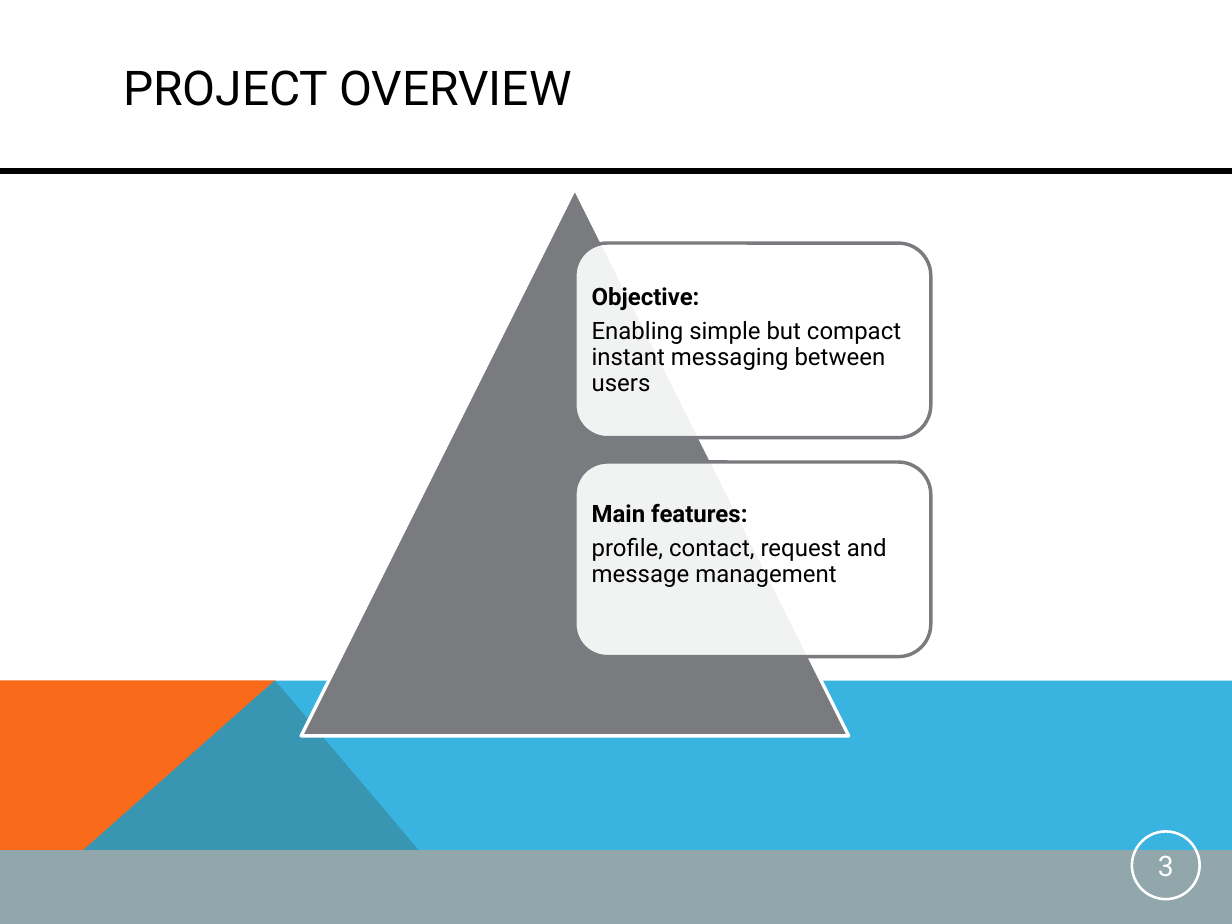
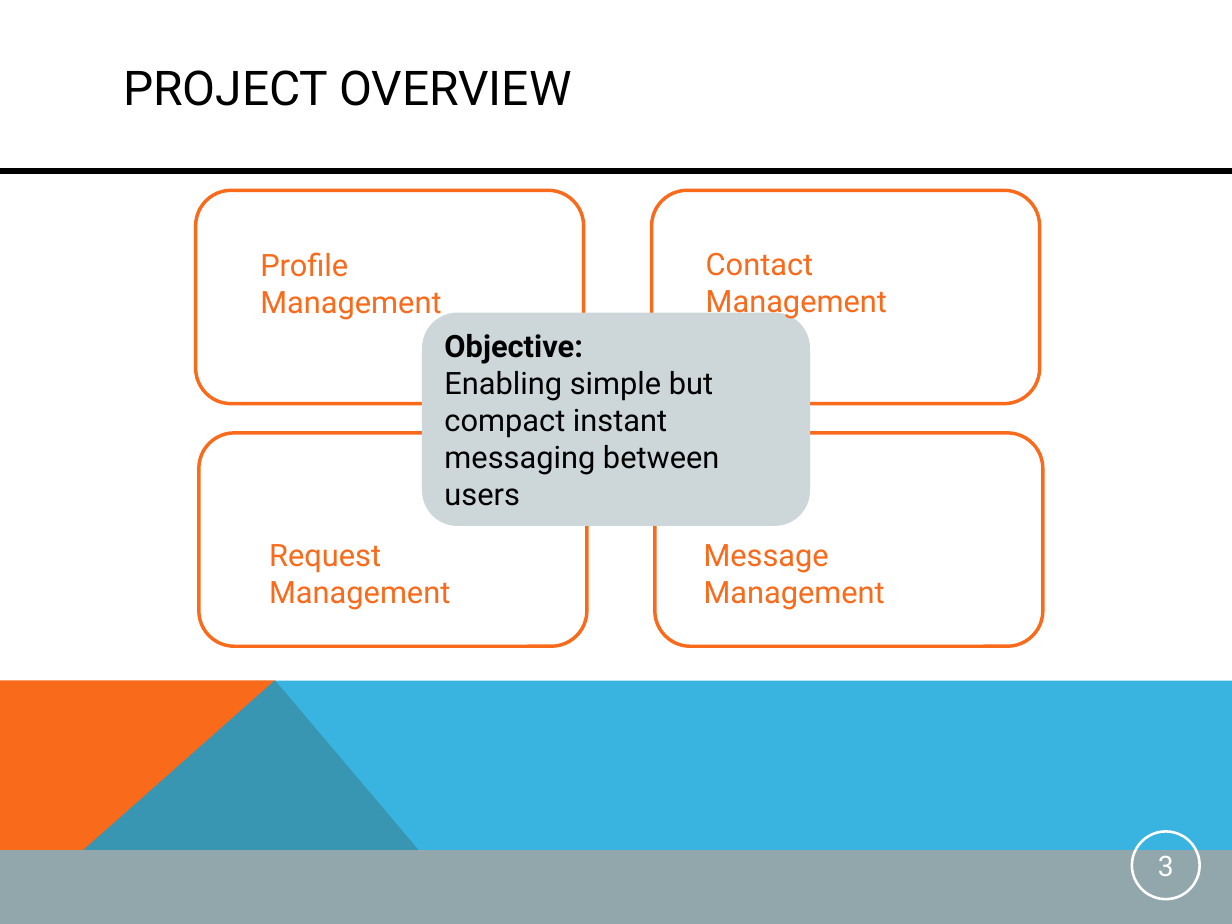
Before and after one commit to mdger/UGNM_Instantmessaging, a slide deck: slide 3 of UGNM_Instantmessaging/doc/PresentationIM.pptx. Drawn at 1232x924 pixels with LibreOffice and Linux fonts; fonts in the diff are those of the drawing. Boxes give left, top, right and bottom in pixels: in the first picture for what was removed or moved away, otherwise in the second. Text is boxed around its words. In the diff, an @@ line names an element or a change of style, - is before the commit and + after.

Commit message:
Presentation

```diff
--- a/UGNM_Instantmessaging/doc/PresentationIM.pptx
+++ b/UGNM_Instantmessaging/doc/PresentationIM.pptx
@@ rounded rectangle added at box(196, 191, 584, 404), fill #FFFFFF, outline #F96A1B 2 pt @@
@@ triangle removed at box(301, 188, 848, 736) @@
@@ rounded rectangle at box(652, 191, 1040, 404): fill #FFFFFF at 90% opacity to #FFFFFF; outline #797B7E 2 pt to #F96A1B 2 pt @@
@@ rounded rectangle: place and size @@
-rounded rectangle at box(575, 243, 931, 437)
+rounded rectangle at box(652, 191, 1040, 404)
@@ text added at box(260, 252, 441, 321), 18 pt, text #F96A1B @@
+Profile Management
@@ text added at box(706, 253, 887, 320), 18 pt, text #F96A1B @@
+Contact Management
@@ rounded rectangle "Objective:": place and size @@
-rounded rectangle "Objective:" at box(592, 287, 901, 392)
+rounded rectangle "Objective:" at box(423, 313, 811, 526)
@@ rounded rectangle "Objective:" at box(423, 313, 811, 526): size 14 to 18 pt; line spacing 0.9 to 1; less space between paragraphs; fill none to #CDD7D9 @@
@@ rounded rectangle added at box(198, 432, 586, 646), fill #FFFFFF, outline #F96A1B 2 pt @@
@@ rounded rectangle: place and size @@
-rounded rectangle at box(575, 462, 931, 657)
+rounded rectangle at box(654, 432, 1042, 646)
@@ rounded rectangle at box(654, 432, 1042, 646): fill #FFFFFF at 90% opacity to #FFFFFF; outline #797B7E 2 pt to #F96A1B 2 pt @@
@@ text "Message Management" at box(704, 544, 885, 610): vertical alignment middle to top @@
@@ text added at box(269, 544, 450, 610), 18 pt, text #F96A1B @@
+Request Management
@@ text at box(704, 544, 885, 610): text changed; size 14 to 18 pt; text colour #000000 to #F96A1B @@
-Main features:
-profile, contact, request and message management
+Message Management
```
Also in this commit, not shown: 2 other slides changed, 2 slides added, 3 slides removed.
